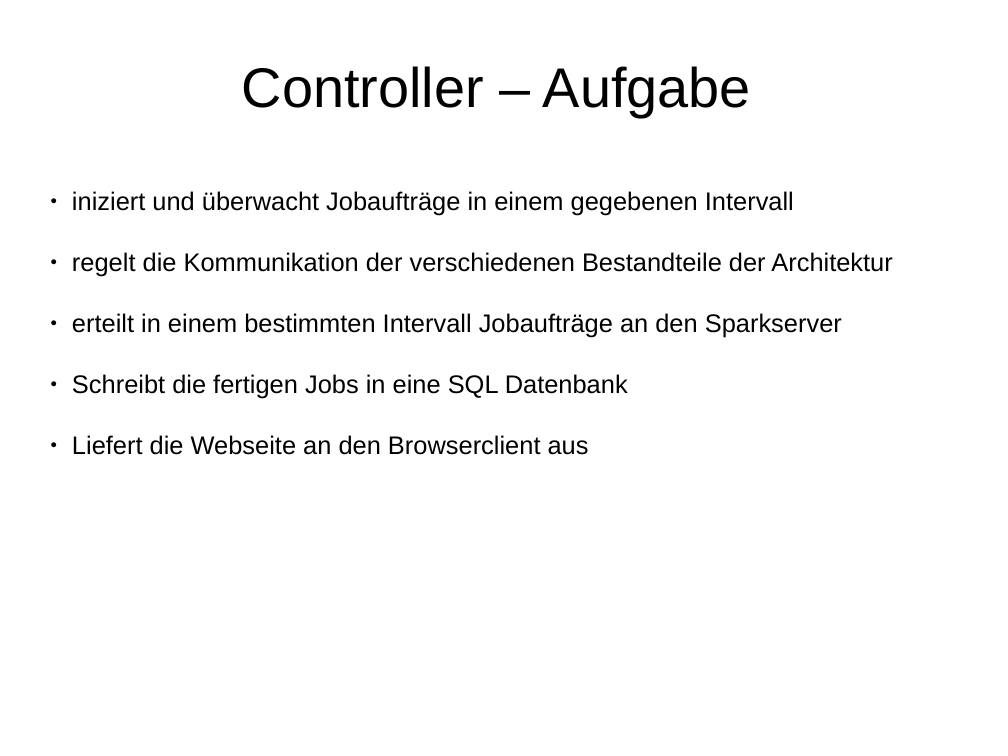
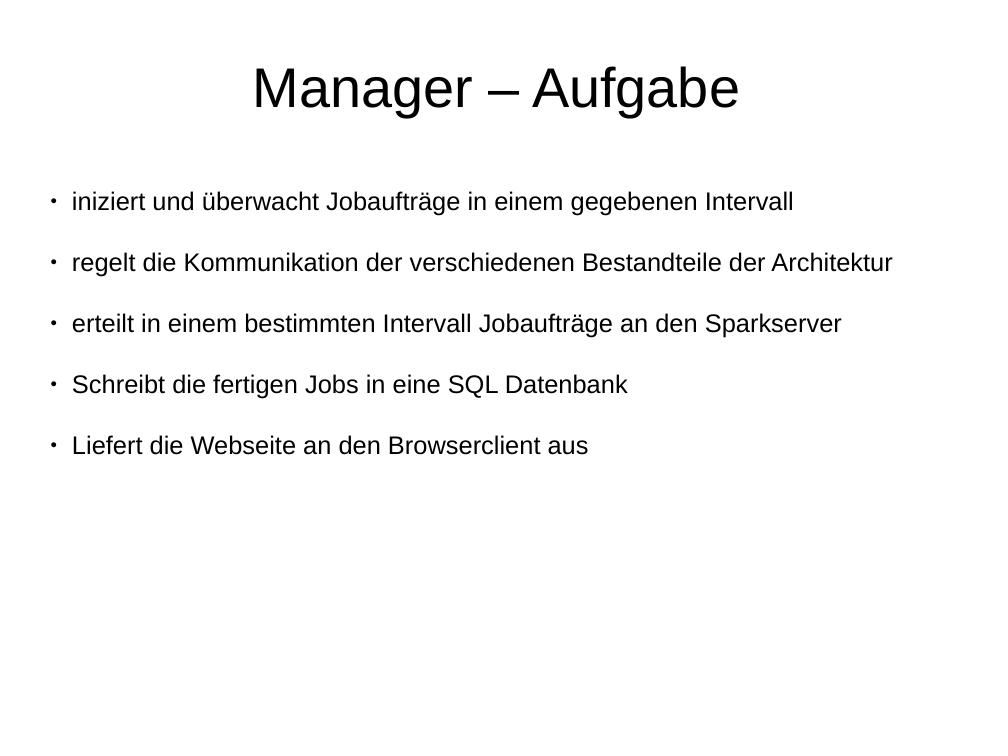
Before and after one commit to pfriesch/onepercent, a slide deck: slide 1 of presentation/controller_entwurf.odp. Drawn at 1008x756 pixels with LibreOffice and Linux fonts; fonts in the diff are those of the drawing. Boxes give left, top, right and bottom in pixels: in the first picture for what was removed or moved away, otherwise in the second. Text is boxed around its words. In the diff, an @@ line names an element or a change of style, - is before the commit and + after.

```diff
--- a/presentation/controller_entwurf.odp
+++ b/presentation/controller_entwurf.odp
@@ title at (253,66,740,117): text changed @@
-Controller – Aufgabe
+Manager – Aufgabe
```
Also in this commit, not shown: 1 other file.
